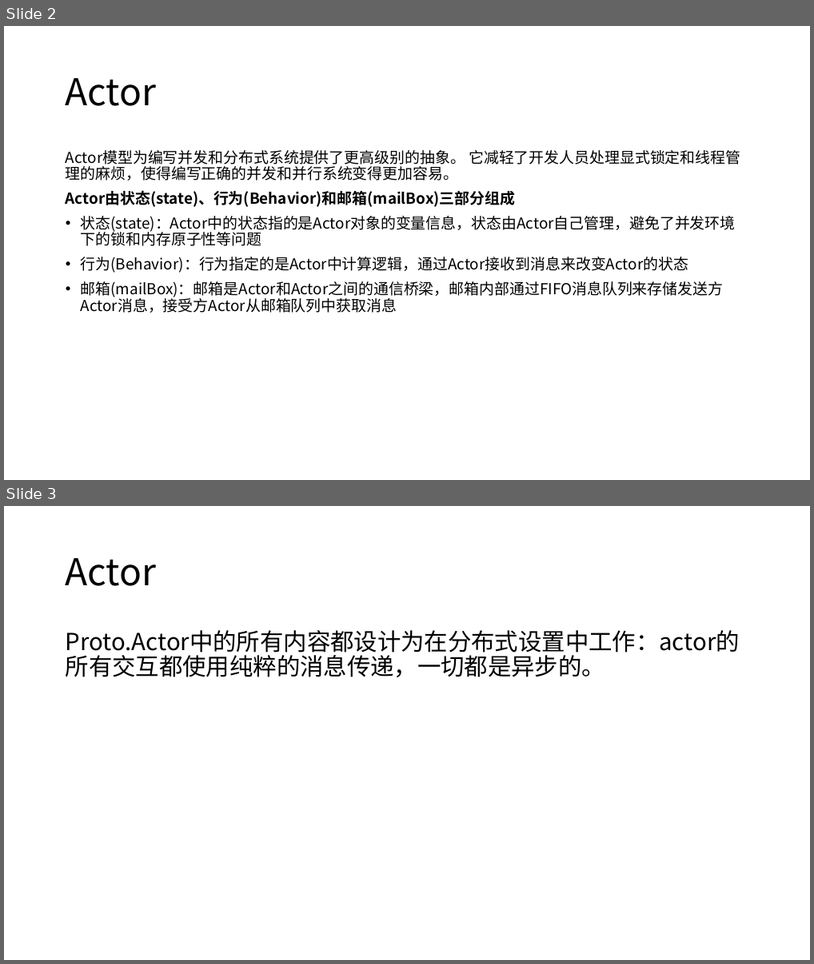
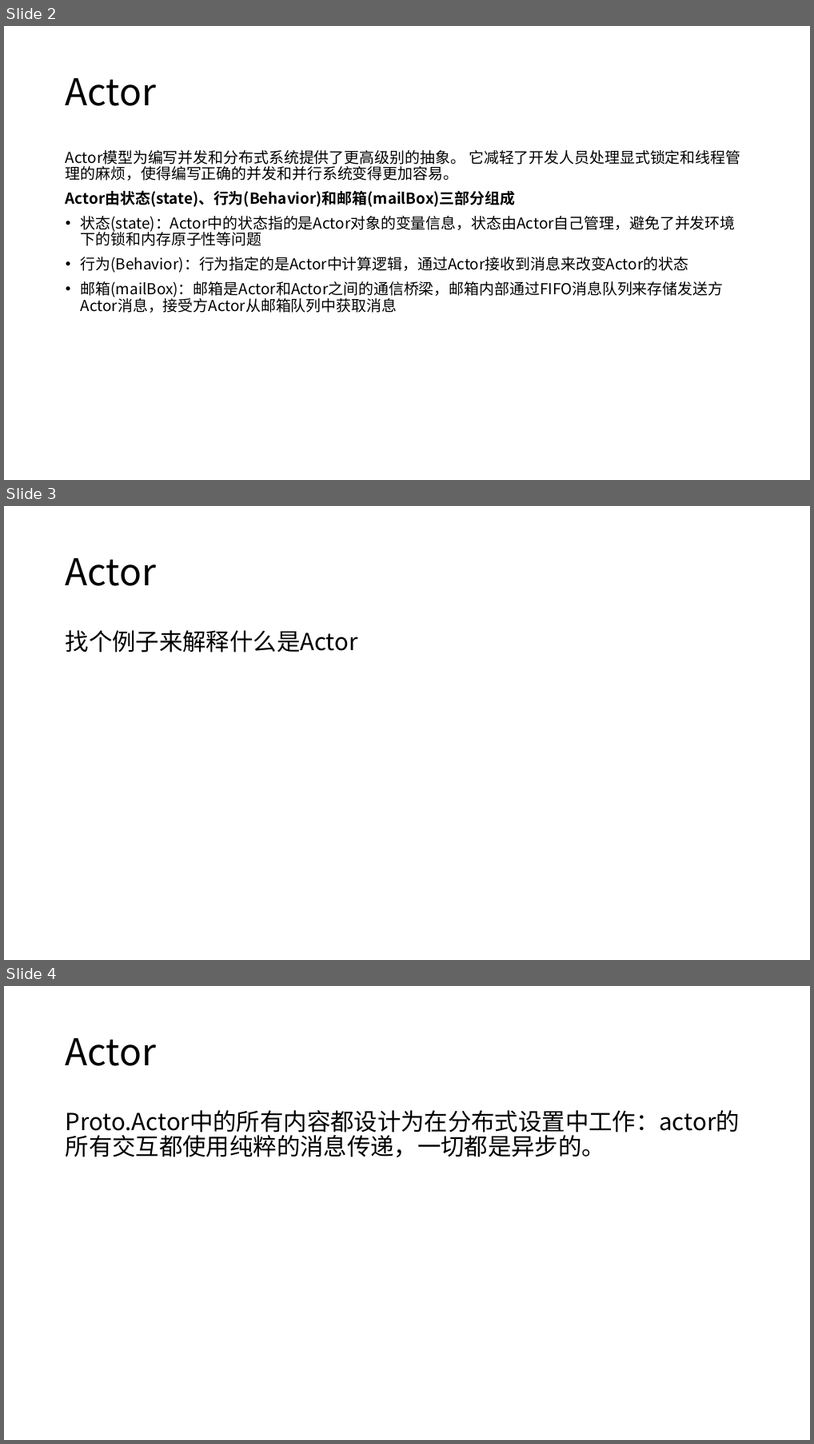
Before and after one commit to axzxs2001/ProtoActorSample, a slide deck: ProtoActorSample/Proto.Actor.pptx. Shown one above the other, each under a label of ours: slides 2 and 3 before the commit, slides 2, 3 and 4 after it. The pictures are 814x964 and 814x1444 pixels, drawn with LibreOffice and Linux fonts; fonts in the diff are those of the drawing. Boxes give left, top, right and bottom in pixels: in the first picture for what was removed or moved away, otherwise in the second. Text is boxed around its words. In the diff, an @@ line names an element or a change of style, - is before the commit and + after.

Commit message:
完善Proto.Actor HelloWorld例子

```diff
--- a/ProtoActorSample/Proto.Actor.pptx
+++ b/ProtoActorSample/Proto.Actor.pptx
@@ slide 3 added at [4, 506, 810, 960], background #FFFFFF @@
@@ title added at [66, 558, 157, 586], 44 pt, text #000000 @@
+Actor
@@ text added at [66, 630, 358, 652], 28 pt, text #000000 @@
+找个例子来解释什么是Actor
@@ what was slide 3 is now slide 4 @@
```
Also in this commit, not shown: 3 other files.
